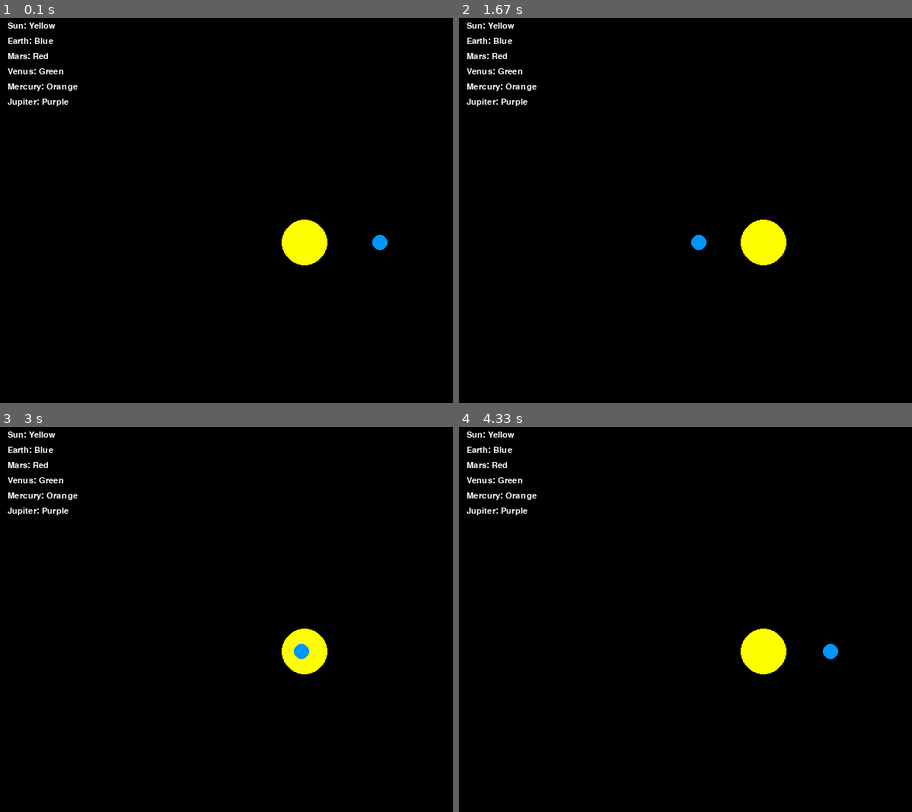
Above: before the commit, frames 1-4 (two rows, left to right).
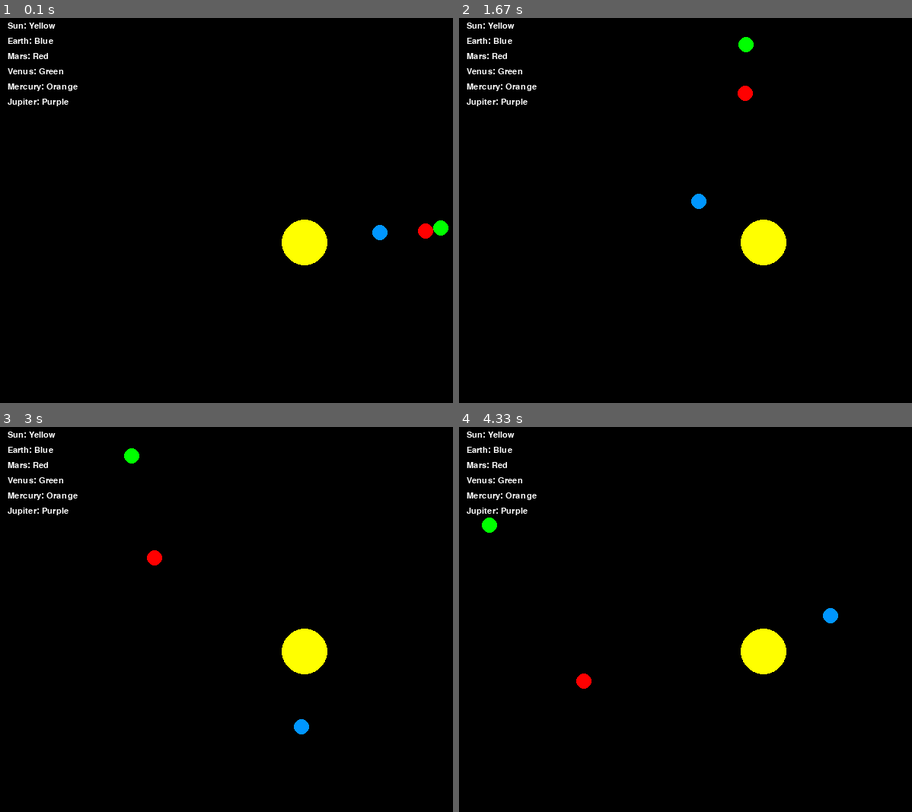
Above: after the commit, the same moments.

Repository: LBassett21/ReplicateAntikythera
Game: pygame game, started from ReplicateAntikythera/ReplicateAntikythera.py
The game is run twice, just before and just after one commit, with the same random seed, the same clock (stepped at 60 frames per second) and the same inputs.
Inputs:
- Up to frame 1 (0.1 s): no input
- Up to frame 2 (1.67 s): no input
- Up to frame 3 (3 s): no input
- Up to frame 4 (4.33 s): no input

The runs differ from the first frame. In frame 1, 0.4% of the frame differs, in the area x 82-99%, y 52-61%; in frame 2, 0.4%, in the area x 51-66%, y 4-61%; in frame 3, 0.4%; in frame 4, 0.4%.

Commit message:
Began work on planet alignment function

Diff:
--- a/ReplicateAntikythera/GUI.py
+++ b/ReplicateAntikythera/GUI.py
@@ -46,9 +46,13 @@
 
 
 # semimajor axis, eccentricity, angle of inclination, longitude of ascending node, longitude of perihelion, orbital period, date of periapsis
-p1_orbit = Orbit(1, 0, 90, 0, 0, 1, date(2024, 1, 4))
+p1_orbit = Orbit(1, 0, 0, 0, 0, 1, date(2024, 1, 4))
+p2_orbit = Orbit(2, 0.2, math.pi/6, 0, 0, 2, date(2024, 1, 4))
+p3_orbit = Orbit(3, 0.4, math.pi/3, 0, 0, 3, date(2024, 1, 4))
 #p1_orbit = Orbit(1, 0.016710, 0, -11.26064, 114.20783, 1, date(2024, 1, 4))
 p1 = Planet(p1_orbit)
+p2 = Planet(p2_orbit)
+p3 = Planet(p3_orbit)
 
 # Main game loop
 running = True
@@ -56,6 +60,8 @@
 
 sim_time = 0
 dt = 0
+
+angle = math.pi
 
 while running:
     # Process events
@@ -75,14 +81,25 @@
     p1_y = sun_pos[1] + math.sin(earth_angle) * earth_distance
     p1_angle += earth_speed
     '''
+
+    p1.align(sim_time, [1, 0, 0])
+    p2.align(sim_time, [1, 0, 0])
+    p3.align(sim_time, [1, 0, 0])
+
     p1_x = sun_pos[0] + p1.getPos(sim_time)[0] * 100
     p1_y = sun_pos[1] + p1.getPos(sim_time)[1] * 100
+    p2_x = sun_pos[0] + p2.getPos(sim_time)[0] * 100
+    p2_y = sun_pos[1] + p2.getPos(sim_time)[1] * 100
+    p3_x = sun_pos[0] + p3.getPos(sim_time)[0] * 100
+    p3_y = sun_pos[1] + p3.getPos(sim_time)[1] * 100
 
     # Draw the sun
     pygame.draw.circle(screen, YELLOW, sun_pos, sun_radius)
 
     # Draw the planets
     pygame.draw.circle(screen, BLUE, (int(p1_x), int(p1_y)), p1_radius)
+    pygame.draw.circle(screen, RED, (int(p2_x), int(p2_y)), p1_radius)
+    pygame.draw.circle(screen, GREEN, (int(p3_x), int(p3_y)), p1_radius)
 
     #Draw the key
     key_x =10
--- a/ReplicateAntikythera/OrbitalDynamics.py
+++ b/ReplicateAntikythera/OrbitalDynamics.py
@@ -4,6 +4,7 @@
 from tkinter import Label
 from scipy.optimize import newton
 from datetime import *
+from numpy import *
 
 ref_date = date(2024, 1, 4)
 
@@ -81,6 +82,21 @@
 
         return f
 
+    def fToT(self, f):
+        T = self.T
+        e = self.e
+
+        # use f to solve for E
+        E = 2*arctan(((1-e)/(1+e))**(1/2)*tan(f/2))
+
+        # use E to solve for M
+        M = E - e*sin(E)
+
+        # use E and M to solve for t
+        t = M/(2*math.pi)*T
+
+        return t
+
     # Get distance from primary at sim time t
     def getDistance(self, t):
         a = self.a
--- a/ReplicateAntikythera/ReplicateAntikythera.py
+++ b/ReplicateAntikythera/ReplicateAntikythera.py
@@ -1,6 +1,8 @@
 from OrbitalDynamics import *
 from scipy.spatial.transform import Rotation
 from datetime import timedelta
+from numpy import *
+from math import acos
 
 import GUI
 
@@ -8,6 +10,8 @@
 primary: the satellite or planet around which the satellite orbits
 '''
 class Satellite:
+    t_offset=0
+
     def __init__(self, orbit, primary):
         self.orbit = orbit
         self.primary = primary
@@ -16,12 +20,16 @@
     Given sim time (t), compute the position of the satellite.
     The position has the form of a 3d vector (X, Y, Z) with units in AU with reference to the Sun (0, 0, 0).
     '''
-    def getPos(self, t):
+    def getPos(self, t=None, f=None):
         orbit = self.orbit
         primary = self.primary
 
-        f = orbit.tToF(t)
-        r = orbit.getDistance(t)
+        if(f==None):
+            f = orbit.tToF(t+self.t_offset)
+            r = orbit.getDistance(t+self.t_offset)
+        else:
+            t = orbit.fToT(f)
+            r = orbit.getDistance(t+self.t_offset)
 
         pos = [r, 0, 0]
 
@@ -32,6 +40,21 @@
             pos += primary.getPos(t)
 
         return pos
+
+    def align(self, t, direction):
+        curr_dir = self.getPos(t)
+
+        mag_dir = (direction[0]**2 + direction[1]**2 + direction[2]**2) ** (1/2)
+        mag_curr_dir = (curr_dir[0]**2 + direction[1]**2 + direction[2]**2) ** (1/2)
+
+        angle = acos(dot(curr_dir, direction) / (mag_dir * mag_curr_dir))
+
+        f = angle - radians(self.orbit.La + self.orbit.w)
+
+        t_dir = self.orbit.fToT(f)
+        t_offset = t_dir - t
+
+        return t_offset
 
 class Planet(Satellite):
     def __init__(self, orbit):
